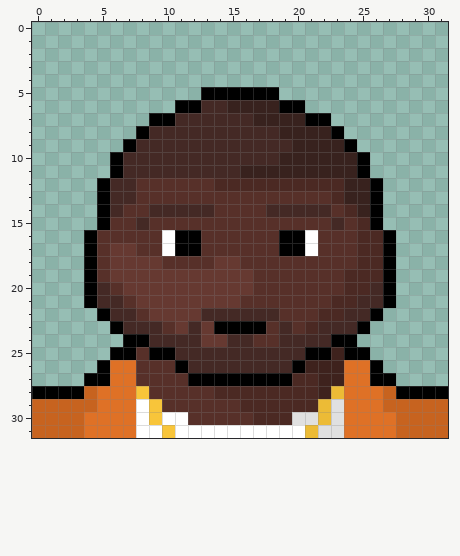
A pixel-art file gets an edit: Aseprite WIP/profiles/kanyeprofile.aseprite. The picture above was drawn from the file before the commit.
32x32 pixels, 1 frame. Colours within 5 levels of each other are drawn and written as one.
The same view after the edit:
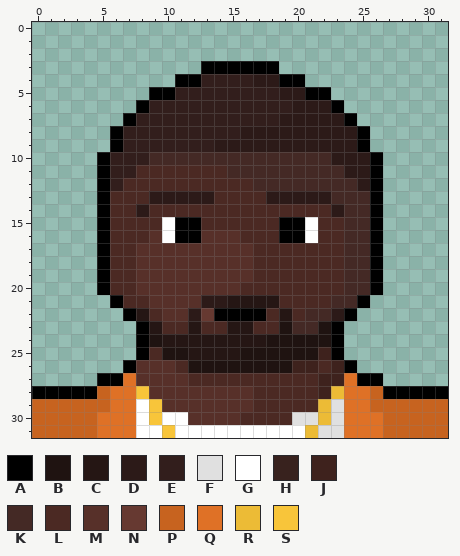
Palette (. is transparent): A #000000  B #1f1311  C #251614  D #2c1a18  E #321e1c  F #e0e0e0  G #ffffff  H #38221e  J #3e221d  K #442925  L #4b2923  M #573029  N #663931  P #c7631f  Q #df7126  R #ecbb36  S #f8c53a
Difference:
Changed rows in their new state; - is an unchanged pixel.
first column x 4:
 3 ---------AAAAAA---------
 4 -------AAEEEEDDAA-------
 5 -----AAEEEEEEEEDDAA-----
 6 ----AEEEEEEEEEEEDDDA----
 7 ---AEEEEEEEEEEEDDDDDA---
 8 --AEEEEEEEEEDDDDDDDDDA--
 9 --AEEEEEEEDDDDDDDDDDDA--
10 -AEEE----------KKKKDDDA-
11 -AEELLLLLLL-KKKKKKKKDDA-
12 --ELLLLLLL---KKKKKKKKD--
13 --LLLDDDDDLLLLDDDDDKKK--
14 --LLDLLLLLLLLLLLLLLDKK--
15 --LLLLGAALLLLLLAAGLLKK--
16 .ALLL-------LLL---LLKKA.
17 .ALL--MMM----LLLLLLLKKA.
18 .ALLMM----MM-LLLLLLLKKA.
19 .ALLMMMMMMMMMLLLLLLLKKA.
20 .ALLMMMMMMMMLLLLLLLLKKA.
21 ..ALLMMMMDDCCCCLLLLKKA..
22 -..ACLMMDNAAAALCLKKDA..-
23 --..ACLLCLLCCLLBKKBA..--
24 ---.-BCCCCCCCCBBBBB-.---
25 --..ALBBCCCCBBBBBBJA..--
26 -..A---LBBBBBBBBJ-L-A..-
27 .-A-----LLLLLLLL-----A-.
28 AP--------MMM---------PA
29 -P----------M---------P-
30 P-----------L----------P
31 P----------------------P
Where, in picture pixels (left, top, right, bottom), the same in both pictures:
changed: (84, 61, 396, 438)
